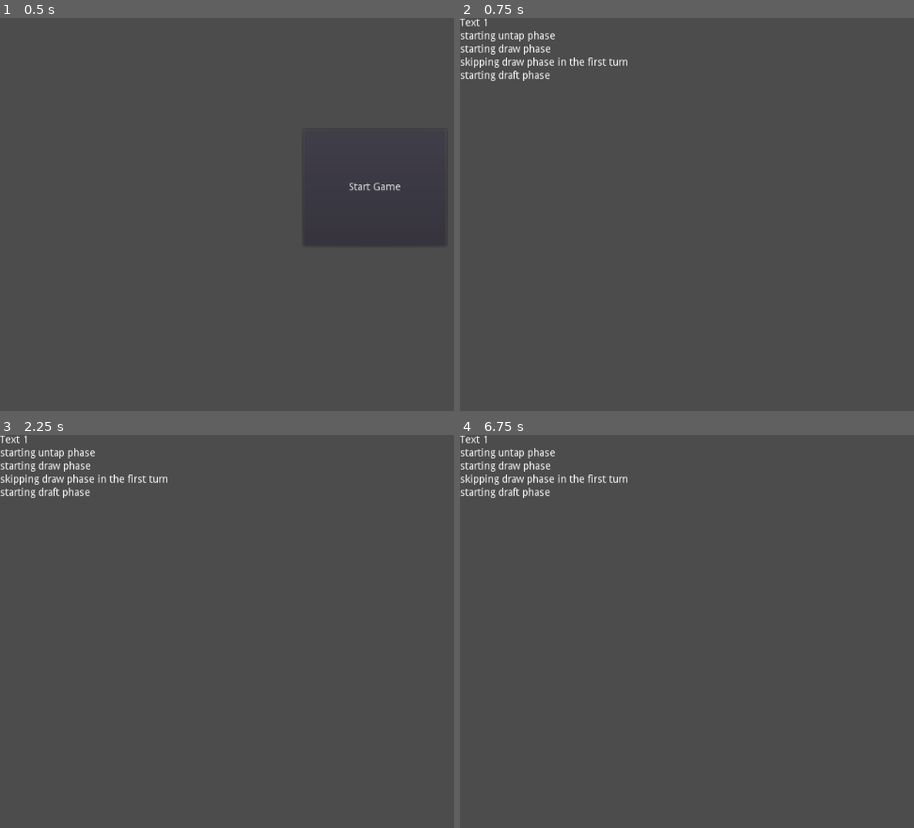
Above: before the commit, frames 1-4 (two rows, left to right).
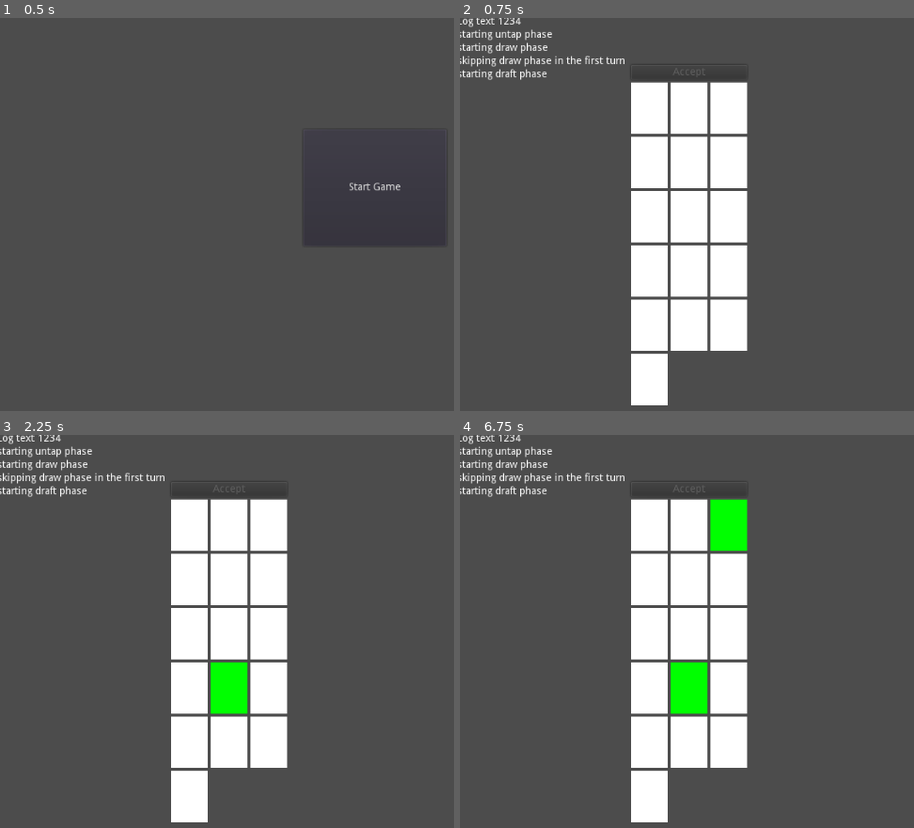
Above: after the commit, the same moments.

Repository: boardengineer/Algomancy
Game: Godot game, scene res://main_menu.tscn
Two runs of this game, one before a commit and one after it. Both use one fixed random seed, a clock stepped at 60 frames per second and the inputs below.
Inputs (mouse positions are in pixels of both pictures, inside the frame that each line leads up to):
- Up to frame 1 (0.5 s): no input
- Up to frame 2 (0.75 s): click "Start Game" at 0.5 s
- Up to frame 3 (2.25 s): tap Enter at 1.25 s; move the mouse to (outside the picture) at 1.27 s; click (outside the picture) at 1.42 s; tap Space at 2 s; move the mouse to (227, 678) at 2.02 s; click (227, 678) at 2.17 s
- Up to frame 4 (6.75 s): tap Enter at 2.75, 4.25 s; move the mouse to (909, 556) at 2.77 s; click (909, 556) at 2.92 s; tap Space at 3.5, 5 s; move the mouse to (800, 741) at 3.52 s; click (800, 741) at 3.67 s; move the mouse to (outside the picture) at 4.27 s; click (outside the picture) at 4.42 s; move the mouse to (609, 588) at 5.02 s; click (609, 588) at 5.17 s; move the mouse to (873, 655) at 5.77 s; click (873, 655) at 5.92 s; move the mouse to (723, 545) at 6.52 s; click (723, 545) at 6.67 s

Frame 1 is identical in both runs. In frame 2, 19% of the frame differs, in the area x 0-64%, y 0-99%; in frame 3, 19%; in frame 4, 19%.

Commit message:
getting started with draft selection

Diff:
--- /dev/null
+++ b/draft_card.gd
@@ -0,0 +1,27 @@
+extends ColorRect
+class_name DraftCard
+
+var card
+var selected = false
+
+signal toggled
+
+func _init(source_card):
+	rect_min_size.x = 50
+	rect_min_size.y = 70
+
+	card = source_card
+
+func _ready():
+	var _unused = connect("gui_input", self, "on_card_input")
+
+func on_card_input(event):
+	if event.is_pressed():
+		selected = not selected
+
+		if selected:
+			color = Color(0, 1, 0, 1)
+		else:
+			color = Color(1, 1, 1, 1)
+
+		emit_signal("toggled")
--- /dev/null
+++ b/draft_container.gd
@@ -0,0 +1,48 @@
+extends VBoxContainer
+
+signal draft_selection_complete(selected_cards)
+
+onready var card_container = $CardContainer
+onready var accept_button = $AcceptButton
+
+func display_draft_pack(draft_pack) -> void:
+	remove_all_cards()
+
+	for card in draft_pack:
+		var draft_card := DraftCard.new(card)
+
+		var _unused = draft_card.connect("toggled", self, "on_card_toggled")
+
+		card_container.add_child(draft_card)
+
+	check_accept_button()
+
+	show()
+
+func remove_all_cards() -> void:
+	for child in card_container.get_children():
+		card_container.remove_child(child)
+
+func _on_AcceptButton_pressed():
+	var selected = []
+
+	for draft_card in card_container.get_children():
+		if draft_card.selected:
+			selected.push_back(draft_card.card)
+
+	emit_signal("draft_selection_complete", selected)
+
+func on_card_toggled():
+	check_accept_button()
+
+func check_accept_button():
+	var num_not_selected = 0
+
+	for draft_card in card_container.get_children():
+		if not draft_card.selected:
+			num_not_selected += 1
+
+	if num_not_selected == 10:
+		accept_button.disabled = false
+	else:
+		accept_button.disabled = true
--- a/main.gd
+++ b/main.gd
@@ -31,6 +31,8 @@
 const STARTING_DRAFT_PACK_SIZE = 16
 
 onready var game_log = $GameLog
+onready var draft_container = $AspectRatioContainer/HBoxContainer/DraftContainer
+onready var player_list = $Players
 
 # Called when the node enters the scene tree for the first time.
 func _ready():
@@ -43,7 +45,9 @@
 
 	# init players
 	for _n in NUM_PLAYERS:
-		players.push_back(Player.new(self))
+		var new_player = Player.new(self)
+		player_list.add_child(new_player)
+		players.push_back(new_player)
 
 	# init deck, this will probably be a resource file
 	for n in 50:
@@ -92,8 +96,8 @@
 
 	phase = GamePhase.DRAFT
 
-	for player in players:
-		player.draft()
+	# done in parallel across machines, just show one for now
+	players[0].draft()
 
 #	do_mana_ti_phase()
 
--- a/main.tscn
+++ b/main.tscn
@@ -1,21 +1,84 @@
-[gd_scene load_steps=2 format=2]
+[gd_scene load_steps=3 format=2]
 
 [ext_resource path="res://main.gd" type="Script" id=1]
+[ext_resource path="res://draft_container.gd" type="Script" id=2]
 
 [node name="Main" type="HBoxContainer"]
-margin_right = 1024.0
-margin_bottom = 596.0
+margin_left = -4.0
+margin_top = -2.0
+margin_right = 1020.0
+margin_bottom = 594.0
 rect_pivot_offset = Vector2( 577, -9 )
 size_flags_horizontal = 3
 size_flags_vertical = 3
 script = ExtResource( 1 )
 
+[node name="Players" type="Node" parent="."]
+
 [node name="GameLog" type="VBoxContainer" parent="."]
-margin_right = 39.0
+margin_right = 87.0
 margin_bottom = 596.0
 rect_pivot_offset = Vector2( -1071, 87 )
 
 [node name="Label" type="Label" parent="GameLog"]
-margin_right = 39.0
+margin_right = 87.0
 margin_bottom = 14.0
-text = "Text 1"
+text = "Log text 1234"
+
+[node name="AspectRatioContainer" type="AspectRatioContainer" parent="."]
+margin_left = 91.0
+margin_right = 203.0
+margin_bottom = 596.0
+
+[node name="HBoxContainer" type="HBoxContainer" parent="AspectRatioContainer"]
+margin_top = 242.0
+margin_right = 112.0
+margin_bottom = 354.0
+
+[node name="VBoxContainer" type="VBoxContainer" parent="AspectRatioContainer/HBoxContainer"]
+margin_bottom = 112.0
+alignment = 1
+
+[node name="DraftContainer" type="VBoxContainer" parent="AspectRatioContainer/HBoxContainer"]
+margin_left = 4.0
+margin_right = 112.0
+margin_bottom = 112.0
+script = ExtResource( 2 )
+
+[node name="AcceptButton" type="Button" parent="AspectRatioContainer/HBoxContainer/DraftContainer"]
+margin_right = 108.0
+margin_bottom = 20.0
+text = "Accept"
+
+[node name="CardContainer" type="GridContainer" parent="AspectRatioContainer/HBoxContainer/DraftContainer"]
+margin_top = 24.0
+margin_right = 108.0
+margin_bottom = 98.0
+columns = 3
+
+[node name="ColorRect" type="ColorRect" parent="AspectRatioContainer/HBoxContainer/DraftContainer/CardContainer"]
+margin_right = 50.0
+margin_bottom = 70.0
+rect_min_size = Vector2( 50, 70 )
+color = Color( 0.12549, 0.2, 0.803922, 1 )
+
+[node name="ColorRect2" type="ColorRect" parent="AspectRatioContainer/HBoxContainer/DraftContainer/CardContainer"]
+margin_left = 54.0
+margin_right = 104.0
+margin_bottom = 70.0
+rect_min_size = Vector2( 50, 70 )
+color = Color( 0.12549, 0.2, 0.803922, 1 )
+
+[node name="Node4" type="Control" parent="AspectRatioContainer/HBoxContainer/DraftContainer/CardContainer"]
+margin_left = 108.0
+margin_right = 108.0
+margin_bottom = 70.0
+rect_pivot_offset = Vector2( -410, -166 )
+
+[node name="Node3" type="Control" parent="AspectRatioContainer/HBoxContainer/DraftContainer/CardContainer"]
+margin_top = 74.0
+margin_right = 50.0
+margin_bottom = 74.0
+rect_pivot_offset = Vector2( -410, -166 )
+
+[connection signal="pressed" from="AspectRatioContainer/HBoxContainer/DraftContainer/AcceptButton" to="AspectRatioContainer/HBoxContainer/DraftContainer" method="_on_AcceptButton_pressed"]
--- a/player.gd
+++ b/player.gd
@@ -1,5 +1,7 @@
 extends Node
 class_name Player
+
+signal draft_complete
 
 var life_remaining
 var main
@@ -20,6 +22,11 @@
 	for player in main.players:
 		battlefields[player] = []
 
+	# connect the signal but only for the host we'll deal with client players
+	# layer
+	main.draft_container.connect("draft_selection_complete", self, "_on_draft_selection_complete")
+
+
 func draw(amount = 1):
 	for _n in amount:
 		if not main.deck.empty():
@@ -30,6 +37,9 @@
 	hand.clear()
 
 	# This is where we yield and something will populated draft_selected_cards
+	main.draft_container.display_draft_pack(draft_pack)
+
+	yield(self, "draft_complete")
 
 	for card in draft_selected_cards:
 		draft_pack.erase(card)
@@ -46,3 +56,9 @@
 # false for pass
 func take_action_or_pass() -> bool:
 	return false
+
+func _on_draft_selection_complete(selected_cards):
+	print_debug(selected_cards)
+	draft_selected_cards = selected_cards
+
+	emit_signal("draft_complete")
--- a/project.godot
+++ b/project.godot
@@ -13,6 +13,11 @@
 "class": "Card",
 "language": "GDScript",
 "path": "res://card.gd"
+}, {
+"base": "ColorRect",
+"class": "DraftCard",
+"language": "GDScript",
+"path": "res://draft_card.gd"
 }, {
 "base": "Node",
 "class": "Effect",
@@ -31,6 +36,7 @@
 } ]
 _global_script_class_icons={
 "Card": "",
+"DraftCard": "",
 "Effect": "",
 "Player": "",
 "permanent": ""
